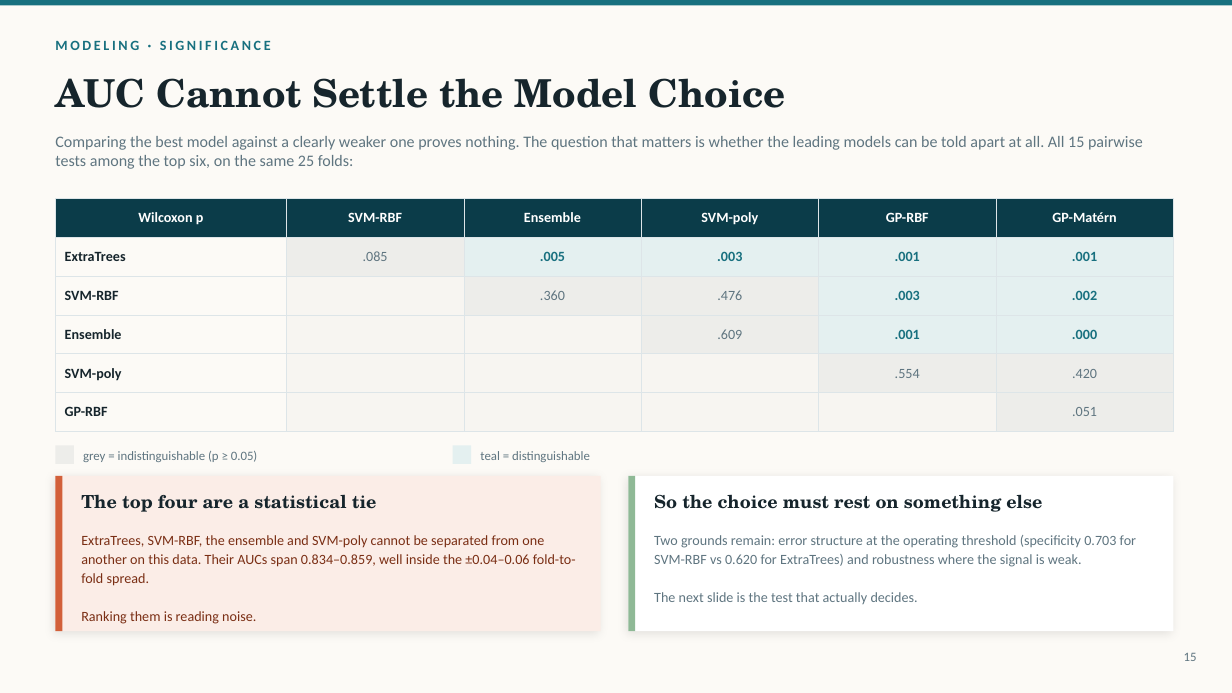
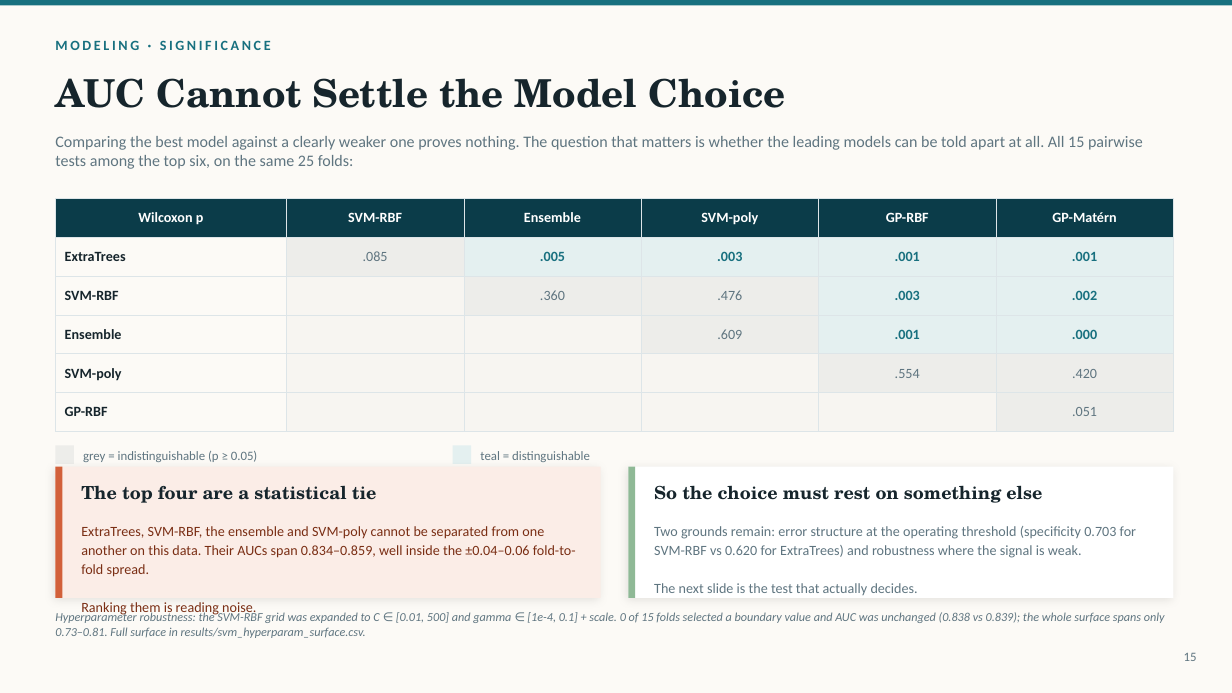
Before and after one commit to pengsihua2023/Christina-machine-learning-project, a slide deck: slide 15 of slides/Influenza_Microbiome_ML_Overview.pptx. Drawn at 1232x693 pixels with LibreOffice and Linux fonts; fonts in the diff are those of the drawing. Boxes give left, top, right and bottom in pixels: in the first picture for what was removed or moved away, otherwise in the second. Text is boxed around its words. In the diff, an @@ line names an element or a change of style, - is before the commit and + after.

```diff
--- a/slides/Influenza_Microbiome_ML_Overview.pptx
+++ b/slides/Influenza_Microbiome_ML_Overview.pptx
@@ rectangle: place and size @@
-rectangle at bbox=[55, 476, 601, 631]
+rectangle at bbox=[55, 467, 601, 598]
@@ rectangle: place and size @@
-rectangle at bbox=[55, 476, 62, 631]
+rectangle at bbox=[55, 467, 62, 598]
@@ rectangle: place and size @@
-rectangle at bbox=[628, 476, 1174, 631]
+rectangle at bbox=[628, 467, 1174, 598]
@@ rectangle: place and size @@
-rectangle at bbox=[628, 476, 635, 631]
+rectangle at bbox=[628, 467, 635, 598]
@@ text "The top four are a ...": place and size @@
-text "The top four are a ..." at bbox=[81, 494, 377, 512]
+text "The top four are a ..." at bbox=[81, 485, 377, 503]
@@ text "So the choice must rest ...": place and size @@
-text "So the choice must rest ..." at bbox=[654, 494, 1042, 512]
+text "So the choice must rest ..." at bbox=[654, 485, 1042, 503]
@@ text "ExtraTrees, SVM-RBF, the ensemble and ...": place and size @@
-text "ExtraTrees, SVM-RBF, the ensemble and ..." at bbox=[81, 535, 576, 624]
+text "ExtraTrees, SVM-RBF, the ensemble and ..." at bbox=[81, 526, 576, 616]
@@ text "Two grounds remain: error structure ...": place and size @@
-text "Two grounds remain: error structure ..." at bbox=[654, 535, 1136, 604]
+text "Two grounds remain: error structure ..." at bbox=[654, 526, 1136, 595]
@@ text added at bbox=[55, 611, 1165, 638], 9.5 pt, text #5F7580, italic @@
+Hyperparameter robustness: the SVM-RBF grid was expanded to C ∈ [0.01, 500] and gamma ∈ [1e-4, 0.1] + scale. 0 of 15 folds selected a boundary value and AUC was unchanged (0.838 vs 0.839); the whole surface spans only 0.73–0.81. Full surface in results/svm_hyperparam_surface.csv.
```
Also in this commit, not shown: 12 other slides changed, 2 slides removed, 3 other files.
